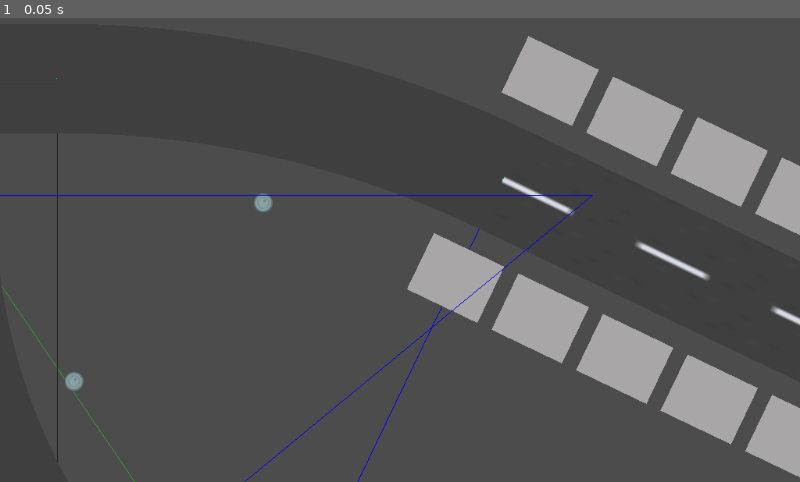
Above: before the commit, frame 1.
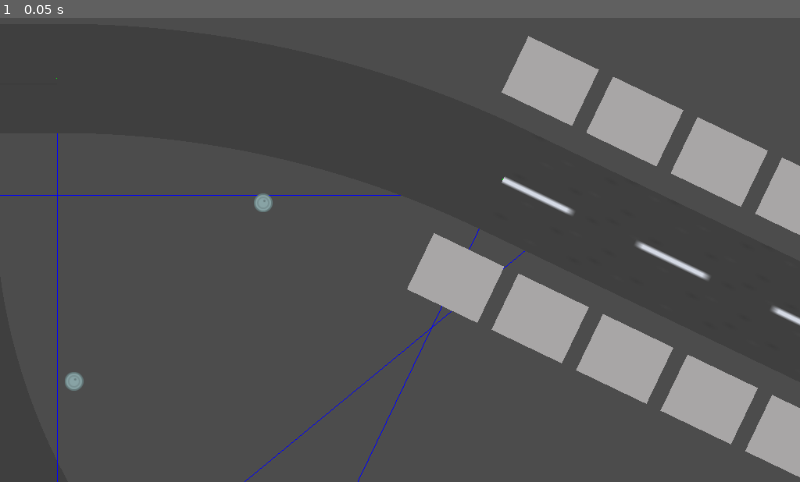
Above: after the commit, the same moment.

Repository: Zireael07/2DFreeRoamRacerRoguelike
Game: Godot game, scene res://intersections_2D.tscn
Same seed, same stepped clock (60 frames per second), same inputs: the game is played once before the commit and once after it. This scene is started directly instead of the project's main scene.
Inputs:
- Up to frame 1 (0.05 s): no input

The runs differ from the first frame. In frame 1, 0.2% of the frame differs, in the area x 0-75%, y 38-100%.

Commit message:
test another way of picking intersection exits

Diff:
--- a/intersections2D_test.gd
+++ b/intersections2D_test.gd
@@ -6,13 +6,13 @@
 #var intersections = []
 
 func _ready():
+	connect_intersections(1,3)
+	connect_intersections(1,0)
+	connect_intersections(0,3)
+	connect_intersections(0,2)
 
-	connect_intersections(1,0)
-	connect_intersections(0,2)
-	connect_intersections(1,3)
-	connect_intersections(3,2)
-	# unfortunate proof that ordering matters
-	#connect_intersections(0,3)
+	connect_intersections(2,3)
+
 
 
 func connect_intersections(one, two):
--- a/intersections_connect2d.gd
+++ b/intersections_connect2d.gd
@@ -16,6 +16,7 @@
 
 
 func connect_intersections(one, two):
+	print("Connecting intersections " + str(one) + " and " + str(two))
 	# catch indices out of range
 	if one > get_child_count() -1 or two > get_child_count() -1:
 		print("Wrong indices given")
@@ -27,12 +28,12 @@
 
 	var src_exit = get_src_exit(get_child(one), get_child(two))
 	if not src_exit:
-		return
+		return false
 	loc_src_exit = to_local(get_child(one).to_global(src_exit))
 
 	var dest_exit = get_dest_exit(get_child(one), get_child(two))
 	if not dest_exit:
-		return
+		return false
 	loc_dest_exit = to_local(get_child(two).to_global(dest_exit))
 
 	extend_lines(one,two)
@@ -61,7 +62,7 @@
 
 	draw_line(loc_src_exit, loc_src_extended, Color(0,0,1))
 	draw_line(loc_src_extended, loc_dest_extended, Color(0,0,1))
-	draw_line(loc_dest_extended, loc_dest_exit, Color(0,0,1))
+	draw_line(loc_dest_extended, loc_dest_exit, Color(0,1,1))
 
 	#var arr = [loc_src_exit, loc_src_extended, loc_dest_extended, loc_dest_exit]
 	#draw_polyline(arr, Color(0,0,1))
@@ -74,126 +75,241 @@
 		print("Error, no exits left")
 		return
 
-	if abs(dest.get_position().x - src.get_position().x) > abs(dest.get_position().y - src.get_position().y):
-		if dest.get_position().y > src.get_position().y:
-			if src_exits.has(src.point_two):
-				print("[src] " + src.get_name() + " " + dest.get_name() + " X rule")
-				src_exits.remove(src_exits.find(src.point_two))
-				return src.point_two
-			else:
-				if src_exits.has(src.point_three):
-					print("[src] " + src.get_name() + " " + dest.get_name() + " X rule alt")
-					src_exits.remove(src_exits.find(src.point_three))
-					return src.point_three
-		else:
-			if src_exits.has(src.point_three):
-			#if dest.get_position().x < src.get_position().x and src_exits.has("two"):
-				print("[src] " + str(src.get_name()) + " " + str(dest.get_name()) + " X rule inv" )
-
-				src_exits.remove(src_exits.find(src.point_three))
-				#src_exits.remove(src_exits.find("two"))
-
-				return src.point_three
-
-			else:
-				if src_exits.has(src.point_one):
-					print("[src] " + str(src.get_name()) + " " + str(dest.get_name()) + " X rule inv alt")
-					src_exits.remove(src_exits.find(src.point_one))
-
-					return src.point_one
-
-	elif dest.get_position().y > src.get_position().y and src_exits.has(src.point_one):
-		print("[src] " + str(src.get_name()) + " " + str(dest.get_name()) + " Y rule")
-
-		src_exits.remove(src_exits.find(src.point_one))
-		#src_exits.remove(src_exits.find("one"))
-
-		return src.point_one
-
-	elif src_exits.has(src.point_three):
+	# those are global positions
+#	print("Positions: " + str(src.get_position()) + " " + str(dest.get_position()))
+#	print("Transform:" + str(src.get_transform()))
+	var rel_pos = src.get_transform().xform_inv(dest.get_position())
+	print("Relative position: " + str(rel_pos) + " angle " + str(atan2(rel_pos.x, rel_pos.y)))
+
+	#quadrant 1 (we exclude top exit to avoid crossing over)
+	if rel_pos.x > 0 and rel_pos.y > 0:
+		if src_exits.has(src.point_one):
+			src_exits.remove(src_exits.find(src.point_one))
+			return src.point_one
+		if src_exits.has(src.point_two):
+			src_exits.remove(src_exits.find(src.point_two))
+			return src.point_two
+	# quadrant 2
+	# same
+	elif rel_pos.x < 0 and rel_pos.y > 0:
+		if src_exits.has(src.point_one):
+			src_exits.remove(src_exits.find(src.point_one))
+			return src.point_one
+		elif src_exits.has(src.point_three):
+			src_exits.remove(src_exits.find(src.point_three))
+			return src.point_three
+	# quadrant 3 (exclude bottom exit)
+	elif rel_pos.x > 0 and rel_pos.y < 0:
+		if src_exits.has(src.point_two):
+			src_exits.remove(src_exits.find(src.point_two))
+			return src.point_two
+		elif src_exits.has(src.point_three):
+			src_exits.remove(src_exits.find(src.point_three))
+			return src.point_three
+	# quadrant 4
+	elif rel_pos.x < 0 and rel_pos.y < 0:
+		if src_exits.has(src.point_three):
+			src_exits.remove(src_exits.find(src.point_three))
+			return src.point_three
+		if src_exits.has(src.point_one):
+			src_exits.remove(src_exits.find(src.point_one))
+			return src.point_one
+
+
+	# naive method, sometimes leads to crossing over the intersection itself
+#	var dists = []
+#	var closest = []
+#	for e in src_exits:
+#		var dist = e.distance_to(rel_pos)
+#		print("Distance: exit: " + str(e) + " " + str(rel_pos) + " dist: " + str(dist))
+#		closest.append([dist, e])
+#		dists.append(dist)
+#
+#	dists.sort()
+#
+#	for t in closest:
+#		if t[0] == dists[0]:
+#			print("Closest exit is: " + str(t[1]))
+#			src_exits.remove(src_exits.find(t[1]))
+#			return t[1]
+
+
+#	if abs(dest.get_position().x - src.get_position().x) > abs(dest.get_position().y - src.get_position().y):
+#		if dest.get_position().y > src.get_position().y:
+#			if src_exits.has(src.point_two):
+#				print("[src] " + src.get_name() + " " + dest.get_name() + " X rule")
+#				src_exits.remove(src_exits.find(src.point_two))
+#				return src.point_two
+#			else:
+#				if src_exits.has(src.point_three):
+#					print("[src] " + src.get_name() + " " + dest.get_name() + " X rule alt")
+#					src_exits.remove(src_exits.find(src.point_three))
+#					return src.point_three
+#		else:
+#			if src_exits.has(src.point_three):
+#			#if dest.get_position().x < src.get_position().x and src_exits.has("two"):
+#				print("[src] " + str(src.get_name()) + " " + str(dest.get_name()) + " X rule inv" )
+#
+#				src_exits.remove(src_exits.find(src.point_three))
+#				#src_exits.remove(src_exits.find("two"))
+#
+#				return src.point_three
+#
+#			else:
+#				if src_exits.has(src.point_one):
+#					print("[src] " + str(src.get_name()) + " " + str(dest.get_name()) + " X rule inv alt")
+#					src_exits.remove(src_exits.find(src.point_one))
+#
+#					return src.point_one
+#
+#	elif dest.get_position().y > src.get_position().y and src_exits.has(src.point_one):
+#		print("[src] " + str(src.get_name()) + " " + str(dest.get_name()) + " Y rule")
+#
+#		src_exits.remove(src_exits.find(src.point_one))
+#		#src_exits.remove(src_exits.find("one"))
+#
+#		return src.point_one
+#
+#	elif src_exits.has(src.point_three):
 	#src_exits.has("three"):
 	# else
-		print("[src] " + str(src.get_name()) + " " + str(dest.get_name()) + " Y rule 2")
-
-		src_exits.remove(src_exits.find(src.point_three))
-		#src_exits.remove(src_exits.find("three"))
-		return src.point_three
+#		print("[src] " + str(src.get_name()) + " " + str(dest.get_name()) + " Y rule 2")
+#
+#		src_exits.remove(src_exits.find(src.point_three))
+#		#src_exits.remove(src_exits.find("three"))
+#		return src.point_three
 
 # assume standard rotation for now
 func get_dest_exit(src, dest): #, dest_exits):
 	var dest_exits = dest.open_exits
 
-	print("X abs: " + str(abs(dest.get_position().x - src.get_position().x)))
-	print("Y abs: " + str(abs(dest.get_position().y - src.get_position().y)))
+	#print("X abs: " + str(abs(dest.get_position().x - src.get_position().x)))
+	#print("Y abs: " + str(abs(dest.get_position().y - src.get_position().y)))
 
 
 	if dest_exits.size() < 0:
 		print("Error, no exits left")
 		return
 
-	if abs(dest.get_position().x - src.get_position().x) > abs(dest.get_position().y - src.get_position().y):
-		if dest.get_position().y > src.get_position().y:
-			if dest_exits.has(dest.point_three):
-				print("[dest] " + src.get_name() + " " + dest.get_name() + " X rule a)")
-				dest_exits.remove(dest_exits.find(dest.point_three))
-
-				return dest.point_three
-		else:
-			if dest_exits.has(dest.point_one):
-				print("[dest] " + src.get_name() + " " + dest.get_name() + " X rule b)")
-				dest_exits.remove(dest_exits.find(dest.point_one))
-				return dest.point_one
-			else:
-				print("[dest] " + src.get_name() + " " + dest.get_name() + " X rule b) alt")
-				dest_exits.remove(dest_exits.find(dest.point_three))
-				return dest.point_three
-
-
+	# those are global positions
+#	print("Positions: " + str(src.get_position()) + " " + str(dest.get_position()))
+#	print("Transform:" + str(src.get_transform()))
+	var rel_pos = dest.get_transform().xform_inv(src.get_position())
+	print("Relative position: " + str(rel_pos) + " angle " + str(atan2(rel_pos.x, rel_pos.y)))
+
+	# quadrant 4, exclude bottom exit to avoid crossing over
+	if rel_pos.x < 0 and rel_pos.y < 0:
 		if dest_exits.has(dest.point_three):
-		#if dest.get_position().x < src.get_position().x and dest_exits.has("one"):
-			print("[dest] " + str(src.get_name()) + " " + str(dest.get_name()) + " X rule")
-
 			dest_exits.remove(dest_exits.find(dest.point_three))
-			#dest_exits.remove(dest_exits.find("three"))
-
 			return dest.point_three
-
-		else:
-			print("[dest] " + src.get_name() + " " + dest.get_name() + " replacement for X rule")
-
+		elif dest_exits.has(dest.point_two):
+			dest_exits.remove(dest_exits.find(dest.point_two))
+			return dest.point_two
+	# quadrant 3, same
+	elif rel_pos.x > 0 and rel_pos.y < 0:
+		if dest_exits.has(dest.point_three):
+			dest_exits.remove(dest_exits.find(dest.point_three))
+			return dest.point_three
+		elif dest_exits.has(dest.point_one):
 			dest_exits.remove(dest_exits.find(dest.point_one))
-			#dest_exits.remove(dest_exits.find("one"))
-
 			return dest.point_one
+	# quadrant 2
+	elif rel_pos.x < 0 and rel_pos.y > 0:
+		if dest_exits.has(dest.point_two):
+			dest_exits.remove(dest_exits.find(dest.point_two))
+			return dest.point_two
+		elif dest_exits.has(dest.point_three):
+			dest_exits.remove(dest_exits.find(dest.point_three))
+			return dest.point_three
+	# quadrant 1, same
+	elif rel_pos.x > 0 and rel_pos.y > 0:
+		if dest_exits.has(dest.point_two):
+			dest_exits.remove(dest_exits.find(dest.point_two))
+			return dest.point_two
+		elif dest_exits.has(dest.point_three):
+			dest_exits.remove(dest_exits.find(dest.point_three))
+			return dest.point_three
+
+	# naive method sometimes leads to crossing over the intersection itself
+#	var dists = []
+#	var closest = []
+#	for e in dest_exits:
+#		var dist = e.distance_to(rel_pos)
+#		print("Distance: exit: " + str(e) + " " + str(rel_pos) + " dist: " + str(dist))
+#		closest.append([dist, e])
+#		dists.append(dist)
+#
+#	dists.sort()
+#
+#	for t in closest:
+#		if t[0] == dists[0]:
+#			print("Closest exit is: " + str(t[1]))
+#			dest_exits.remove(dest_exits.find(t[1]))
+#			return t[1]
+
+#	if abs(dest.get_position().x - src.get_position().x) > abs(dest.get_position().y - src.get_position().y):
+#		if dest.get_position().y > src.get_position().y:
+#			if dest_exits.has(dest.point_three):
+#				print("[dest] " + src.get_name() + " " + dest.get_name() + " X rule a)")
+#				dest_exits.remove(dest_exits.find(dest.point_three))
+#
+#				return dest.point_three
+#		else:
+#			if dest_exits.has(dest.point_one):
+#				print("[dest] " + src.get_name() + " " + dest.get_name() + " X rule b)")
+#				dest_exits.remove(dest_exits.find(dest.point_one))
+#				return dest.point_one
+#			else:
+#				print("[dest] " + src.get_name() + " " + dest.get_name() + " X rule b) alt")
+#				dest_exits.remove(dest_exits.find(dest.point_three))
+#				return dest.point_three
+#
+#
+#		if dest_exits.has(dest.point_three):
+#		#if dest.get_position().x < src.get_position().x and dest_exits.has("one"):
+#			print("[dest] " + str(src.get_name()) + " " + str(dest.get_name()) + " X rule")
+#
+#			dest_exits.remove(dest_exits.find(dest.point_three))
+#			#dest_exits.remove(dest_exits.find("three"))
+#
+#			return dest.point_three
+#
+#		else:
+#			print("[dest] " + src.get_name() + " " + dest.get_name() + " replacement for X rule")
+#
+#			dest_exits.remove(dest_exits.find(dest.point_one))
+#			#dest_exits.remove(dest_exits.find("one"))
+#
+#			return dest.point_one
 
 		#dest_exits.remove(dest_exits.find("one"))
 
 		#return dest.point_one
 
-	elif dest.get_position().y > src.get_position().y:
-		if dest_exits.has(dest.point_three):
-		#if dest_exits.has("three"):
-			print("[dest] " + str(src.get_name()) + " " + str(dest.get_name()) + " Y rule")
-
-			dest_exits.remove(dest_exits.find(dest.point_three))
-			#dest_exits.remove(dest_exits.find("three"))
-
-			return dest.point_three
-
-		else:
-			print("[dest] " + src.get_name() + " " + dest.get_name() + " replacement for Y rule")
-
-			dest_exits.remove(dest_exits.find(dest.point_two))
-			#dest_exits.remove(dest_exits.find("two"))
-
-			return dest.point_two
-
-	elif dest_exits.has(dest.point_one):
-	#elif dest_exits.has("one"):
-	#else:
-		print("[dest] " + str(src.get_name()) + " " + str(dest.get_name()) + " Y rule 2")
-
-		dest_exits.remove(dest_exits.find(dest.point_one))
-		#dest_exits.remove(dest_exits.find("one"))
-
-		return dest.point_one
+#	elif dest.get_position().y > src.get_position().y:
+#		if dest_exits.has(dest.point_three):
+#		#if dest_exits.has("three"):
+#			print("[dest] " + str(src.get_name()) + " " + str(dest.get_name()) + " Y rule")
+#
+#			dest_exits.remove(dest_exits.find(dest.point_three))
+#			#dest_exits.remove(dest_exits.find("three"))
+#
+#			return dest.point_three
+#
+#		else:
+#			print("[dest] " + src.get_name() + " " + dest.get_name() + " replacement for Y rule")
+#
+#			dest_exits.remove(dest_exits.find(dest.point_two))
+#			#dest_exits.remove(dest_exits.find("two"))
+#
+#			return dest.point_two
+#
+#	elif dest_exits.has(dest.point_one):
+#	#elif dest_exits.has("one"):
+#	#else:
+#		print("[dest] " + str(src.get_name()) + " " + str(dest.get_name()) + " Y rule 2")
+#
+#		dest_exits.remove(dest_exits.find(dest.point_one))
+#		#dest_exits.remove(dest_exits.find("one"))
+#
+#		return dest.point_one
